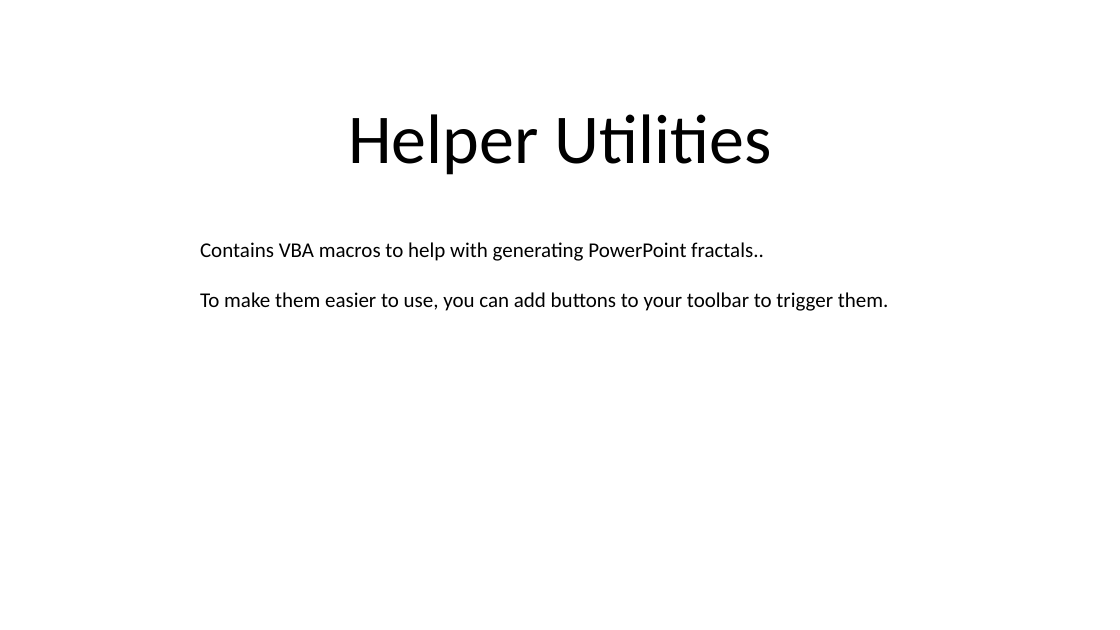
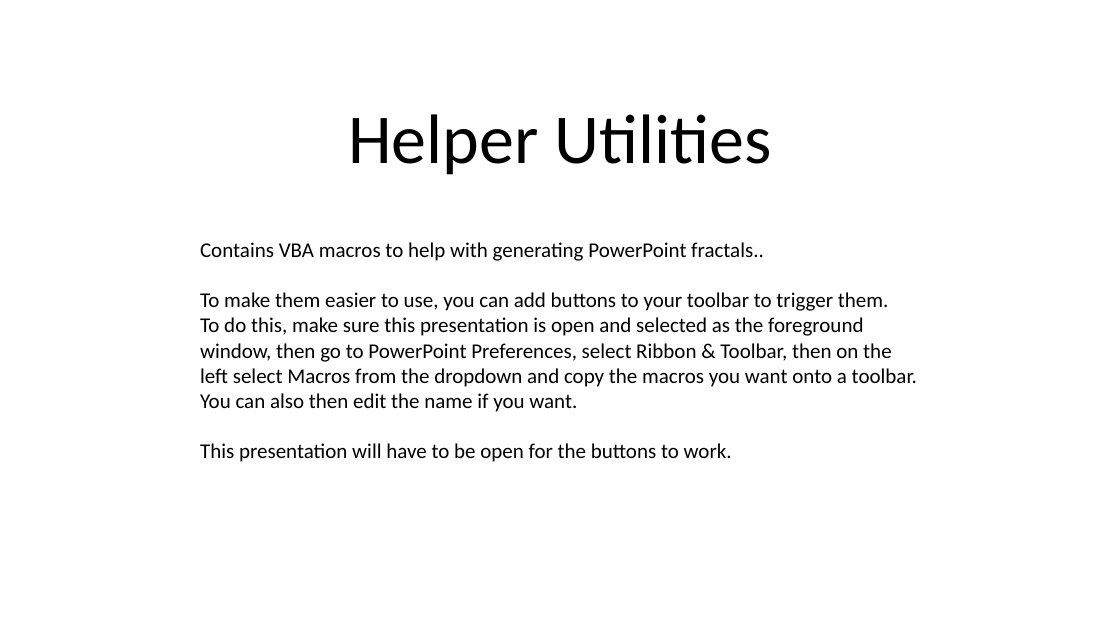
Before and after one commit to emlyn/PowerPointFractals, a slide deck: slide 1 of scripts/Utils.pptm. Drawn at 1120x630 pixels with LibreOffice and Linux fonts; fonts in the diff are those of the drawing. Boxes give left, top, right and bottom in pixels: in the first picture for what was removed or moved away, otherwise in the second. Text is boxed around its words. In the diff, an @@ line names an element or a change of style, - is before the commit and + after.

Commit message:
Add precise size macro

```diff
--- a/scripts/Utils.pptm
+++ b/scripts/Utils.pptm
@@ text at (200,317,917,462): paragraphs added @@
+To do this, make sure this presentation is open and selected as the foreground window, then go to PowerPoint Preferences, select Ribbon & Toolbar, then on the left select Macros from the dropdown and copy the macros you want onto a toolbar. You can also then edit the name if you want.
+This presentation will have to be open for the buttons to work.
```
Also in this commit, not shown: 2 slides added, 1 slide removed, 1 other file.
